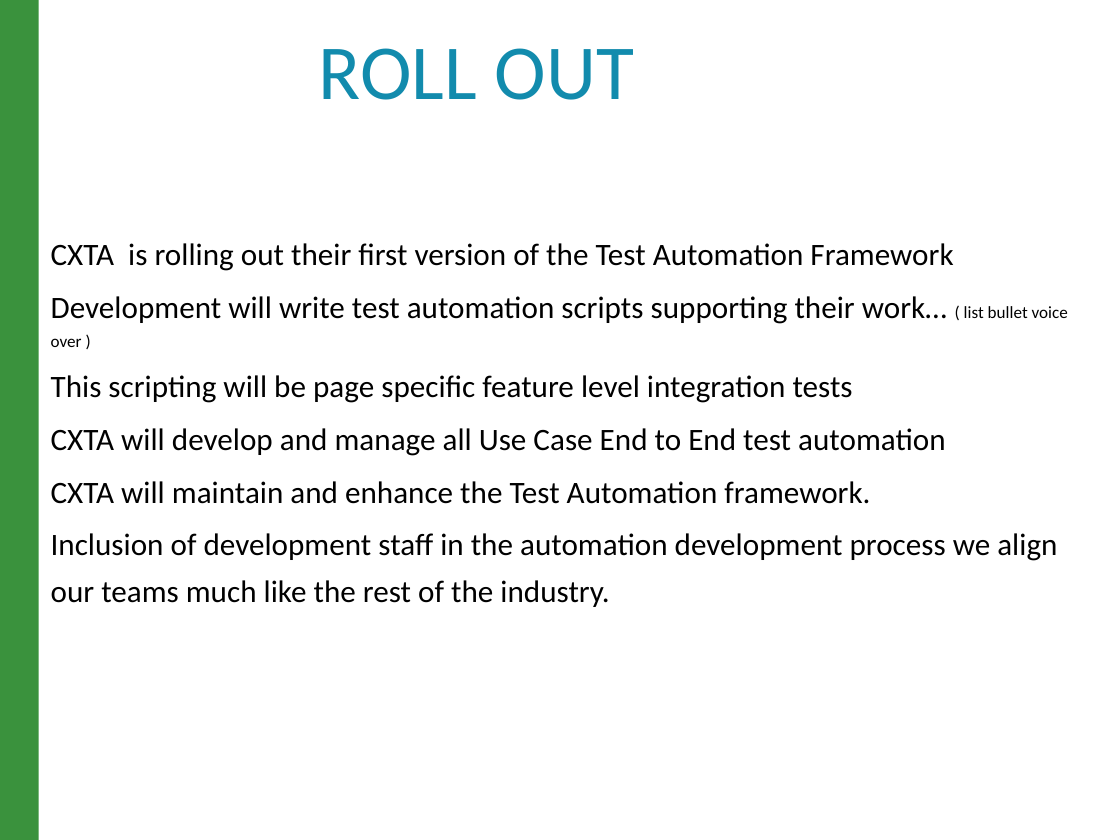
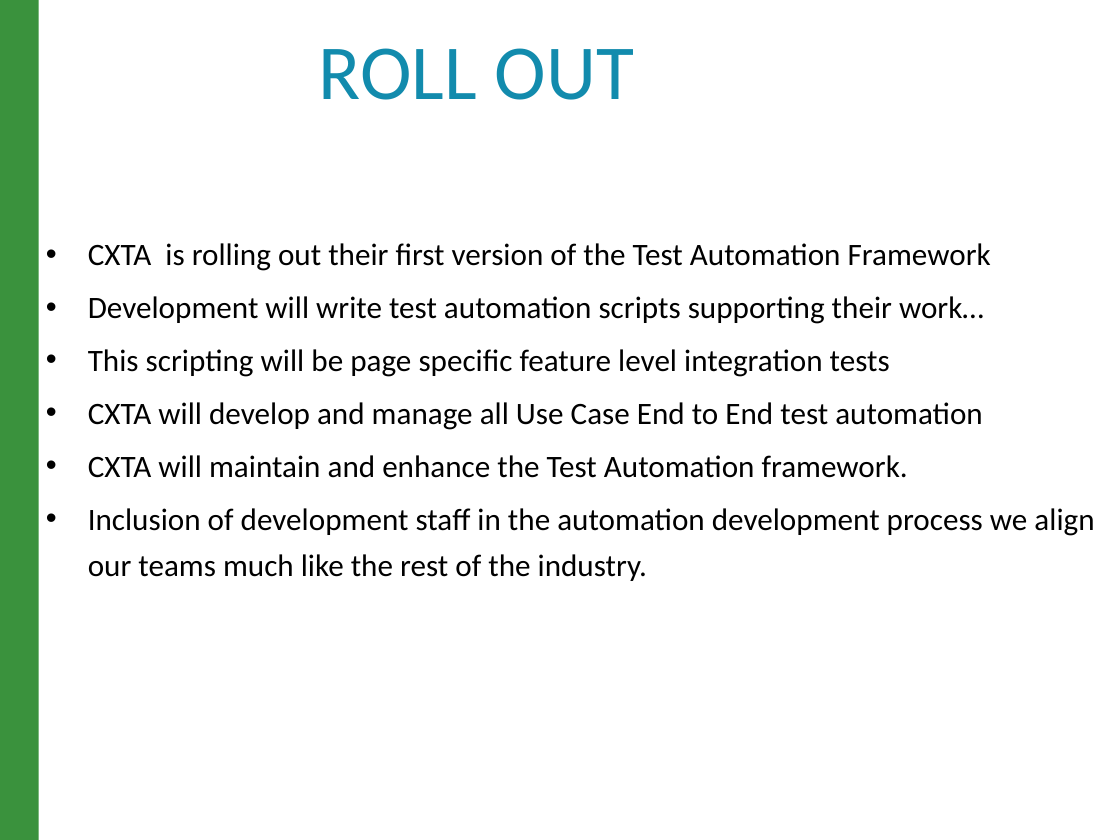
Before and after one commit to raghav9329/mainProf, a slide deck: slide 6 of CurrentWork_Delta/CX_StrategyPowerPoint.pptx (slide 5 before the commit). Drawn at 1120x840 pixels with LibreOffice and Linux fonts; fonts in the diff are those of the drawing. Boxes give left, top, right and bottom in pixels: in the first picture for what was removed or moved away, otherwise in the second. Text is boxed around its words. In the diff, an @@ line names an element or a change of style, - is before the commit and + after.

```diff
--- a/CurrentWork_Delta/CX_StrategyPowerPoint.pptx
+++ b/CurrentWork_Delta/CX_StrategyPowerPoint.pptx
@@ text at box(88, 243, 1094, 581): bullet none to • @@
@@ text at box(88, 296, 984, 324): text changed @@
-Development will write test automation scripts supporting their work… ( list bullet voice over )
+• Development will write test automation scripts supporting their work…
```
Also in this commit, not shown: 8 other slides changed, 5 slides added, 3 slides removed, 9 other files.
